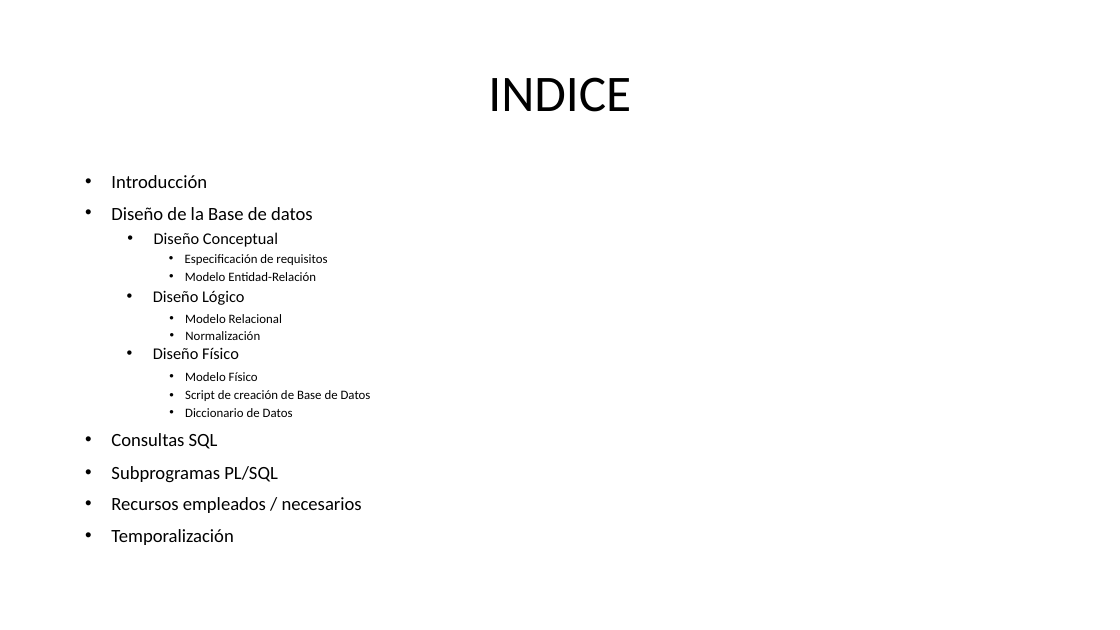
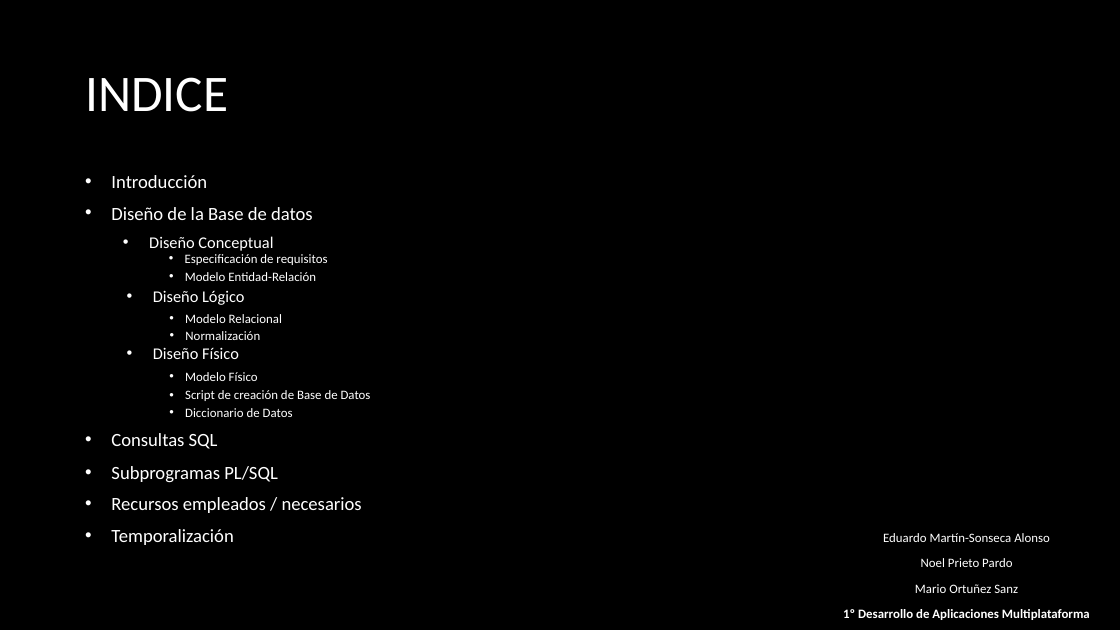
Before and after one commit to maraloeDev/Proyecto-de-Bases-de-Datos, a slide deck: slide 2 of Defensa proyecto intermodular.pptx. Drawn at 1120x630 pixels with LibreOffice and Linux fonts; fonts in the diff are those of the drawing; background and template pictures are left out. Boxes give left, top, right and bottom in pixels: in the first picture for what was removed or moved away, otherwise in the second. Text is boxed around its words. In the diff, an @@ line names an element or a change of style, - is before the commit and + after.

```diff
--- a/Defensa proyecto intermodular.pptx
+++ b/Defensa proyecto intermodular.pptx
@@ background #FFFFFF to picture (left out) @@
@@ title "INDICE" at (85,77,228,112): text colour #000000 to #FFFFFF; alignment centre to left @@
@@ text colour #000000 to #FFFFFF in 16 elements at (111,207,313,220), (111,175,207,188), (185,254,327,265), (185,272,316,281), (153,290,244,305), (185,314,282,323), (185,331,260,340), (153,347,239,359), (185,372,258,381), (185,390,371,401), (185,408,293,417), (111,433,218,449), (111,466,278,483), (111,497,362,513), (111,529,233,545), (149,236,273,251) @@
@@ text added at (843,533,1090,620), 11 pt, text #FFFFFF @@
+Eduardo Martín-Sonseca Alonso
+Noel Prieto Pardo
+Mario Ortuñez Sanz
+1º Desarrollo de Aplicaciones Multiplataforma
```
Also in this commit, not shown: 1 other slide changed, 12 slides added, 1 slide removed, 1 other file.
